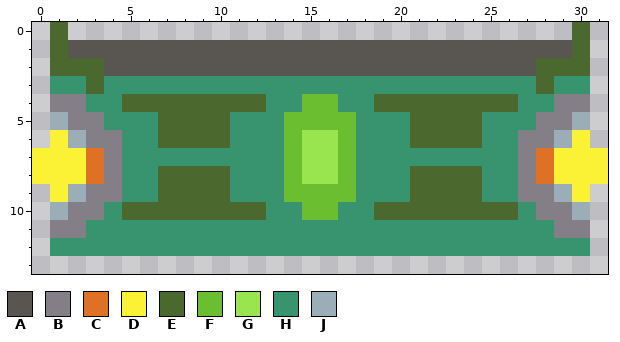
Edited in one commit: pixel-art file (Aseprite/paddle1.aseprite). That is the earlier state.
32x14 pixels, 1 frame.
Palette (. is transparent): A #595652  B #847e87  C #df7126  D #fbf236  E #4b692f  F #6abe30  G #99e550  H #37946e  J #9badb7
Pixels before, first column x 0:
 0 .E............................E.
 1 .EAAAAAAAAAAAAAAAAAAAAAAAAAAAAE.
 2 .EEEAAAAAAAAAAAAAAAAAAAAAAAAEEE.
 3 .HHEHHHHHHHHHHHHHHHHHHHHHHHHEHH.
 4 .BBHHEEEEEEEEHHFFHHEEEEEEEEHHBB.
 5 .JBBHHHEEEEHHHFFFFHHHEEEEHHHBBJ.
 6 .DJBBHHEEEEHHHFGGFHHHEEEEHHBBJD.
 7 DDDCBHHHHHHHHHFGGFHHHHHHHHHBCDDD
 8 DDDCBHHEEEEHHHFGGFHHHEEEEHHBCDDD
 9 .DJBBHHEEEEHHHFFFFHHHEEEEHHBBJD.
10 .JBBHEEEEEEEEHHFFHHEEEEEEEEHBBJ.
11 .BBHHHHHHHHHHHHHHHHHHHHHHHHHHBB.
12 .HHHHHHHHHHHHHHHHHHHHHHHHHHHHHH.
The result:
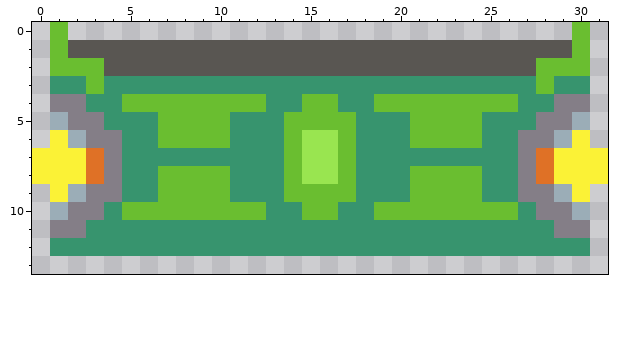
From old to new:
Changed rows in their new state; - is an unchanged pixel.
first column x 1:
 0 F----------------------------F
 1 F----------------------------F
 2 FFF------------------------FFF
 3 --F------------------------F--
 4 ----FFFFFFFF------FFFFFFFF----
 5 ------FFFF----------FFFF------
 6 ------FFFF----------FFFF------
 8 ------FFFF----------FFFF------
 9 ------FFFF----------FFFF------
10 ----FFFFFFFF------FFFFFFFF----
